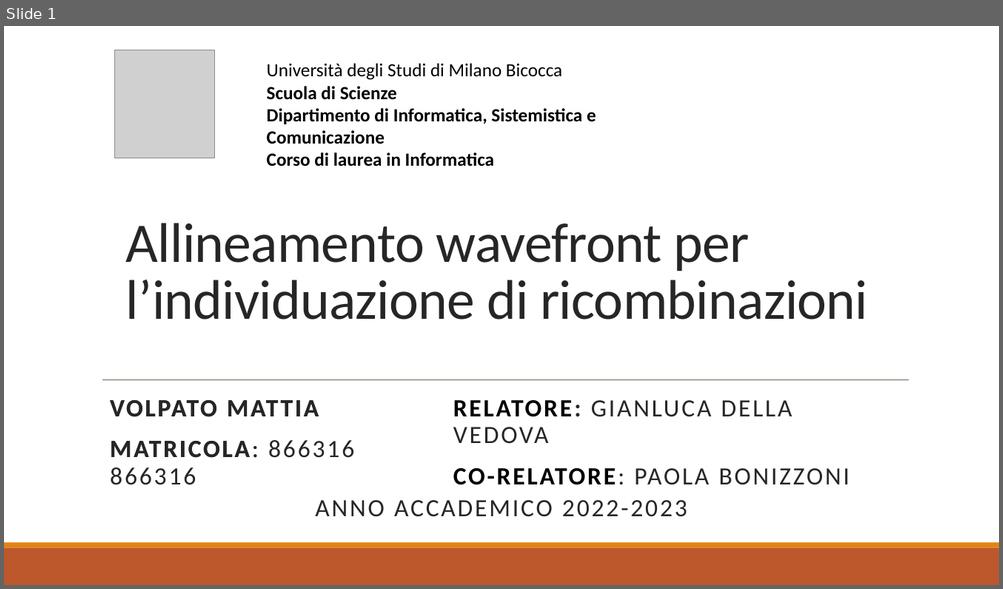
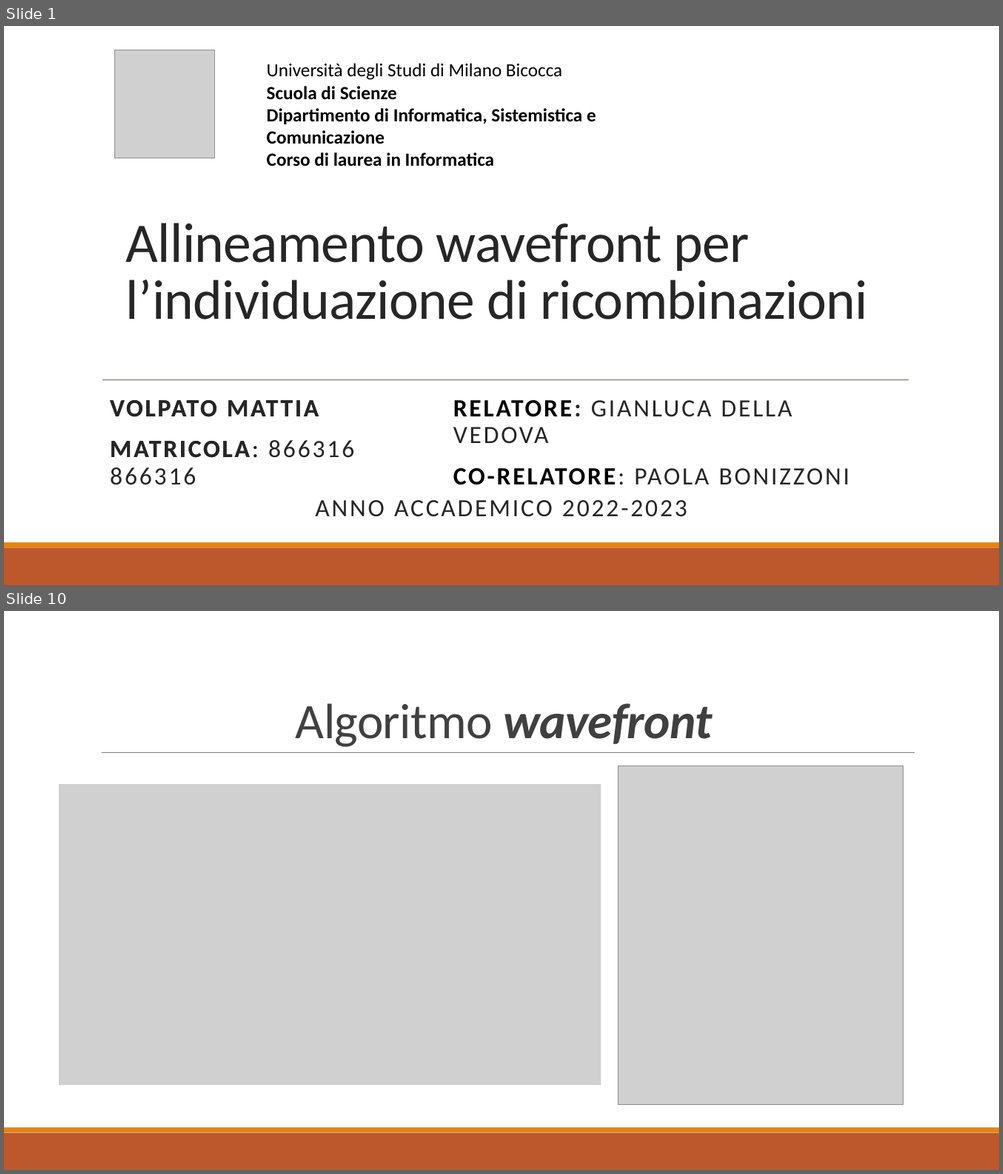
Before and after one commit to iFoxz17/WF_Recgraph, a slide deck: thesis_presentation.pptx. Shown one above the other, each under a label of ours: slide 1 before the commit, slides 1 and 10 after it; the slides between them are not shown. The pictures are 1003x589 and 1003x1174 pixels, drawn with LibreOffice and Linux fonts; fonts in the diff are those of the drawing; grey boxes stand for pictures; background and template pictures are left out. Boxes give left, top, right and bottom in pixels: in the first picture for what was removed or moved away, otherwise in the second. Text is boxed around its words. In the diff, an @@ line names an element or a change of style, - is before the commit and + after.

```diff
--- a/thesis_presentation.pptx
+++ b/thesis_presentation.pptx
@@ slide 10 added at [4, 611, 999, 1170], background picture (left out) @@
@@ title added at [296, 703, 712, 747], 48 pt, text #404040 @@
+Algoritmo wavefront
@@ line added from (102, 753) to (915, 753), #808080 0.5 pt @@
@@ picture added at [60, 784, 601, 1085] @@
@@ picture added at [618, 766, 903, 1105] @@
@@ rectangle added at [4, 1133, 999, 1170], fill #BD582C @@
@@ rectangle added at [4, 1128, 999, 1133], fill #E48312 @@
```
Also in this commit, not shown: 9 slides changed, 6 other slides added, 1 slide removed, 1 other file.
